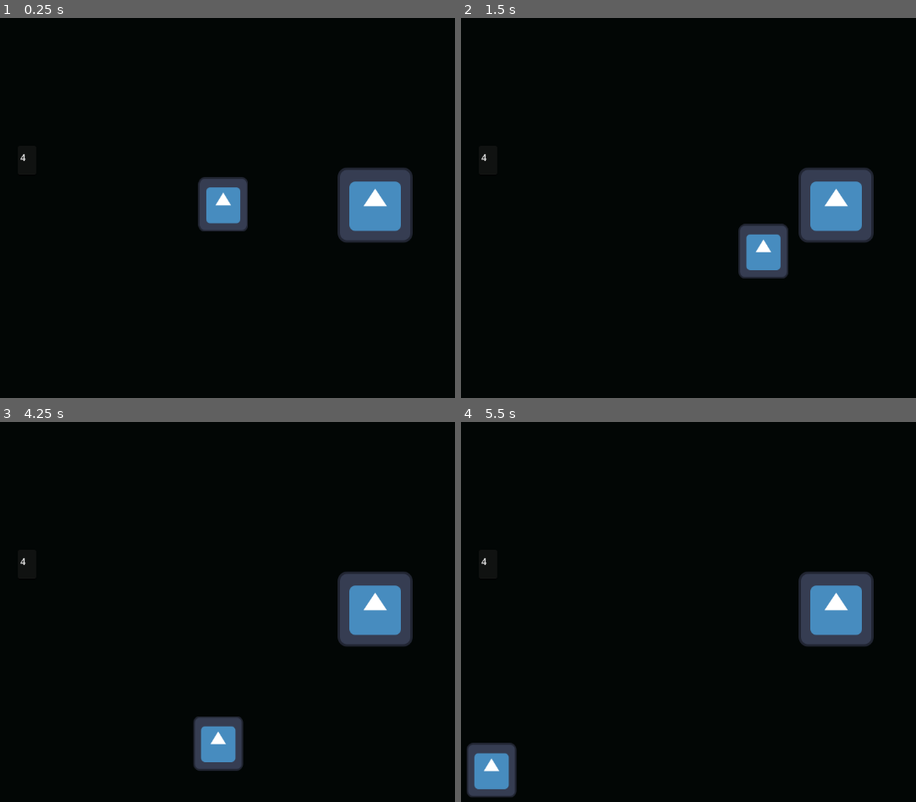
Above: before the commit, frames 1-4 (two rows, left to right).
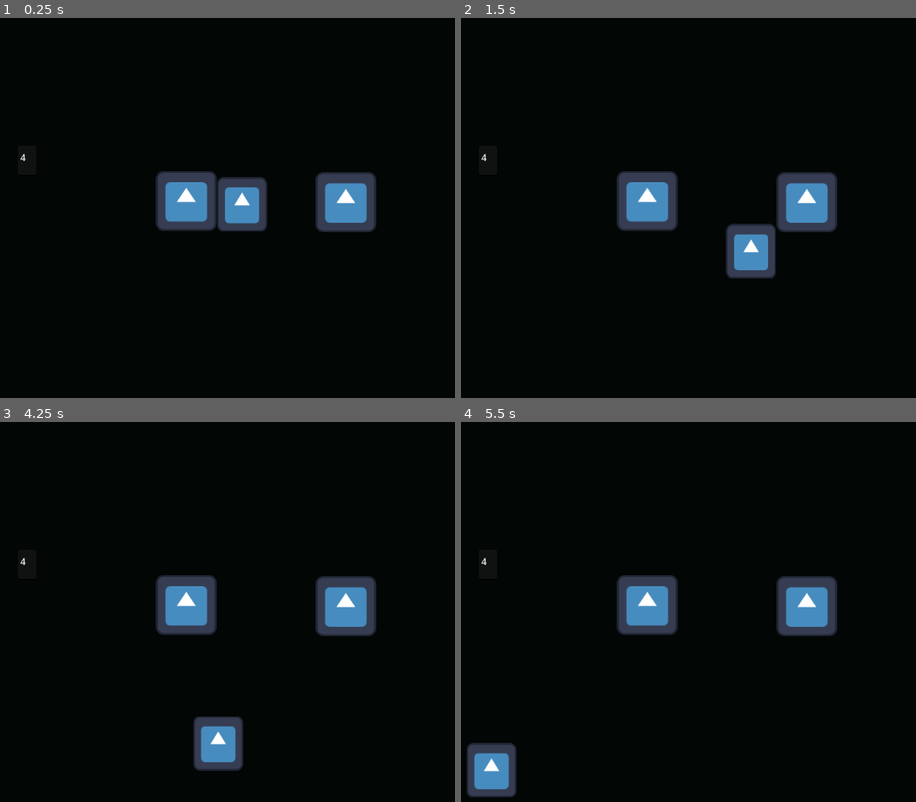
Above: after the commit, the same moments.

Repository: 22ncave/8DIT-Game-Project
Game: Godot game, scene res://scenes/rooms/room_4.tscn
Two runs of this game, one before a commit and one after it. Both use one fixed random seed, a clock stepped at 60 frames per second and the inputs below. This scene is started directly instead of the project's main scene. The engine's default icon, where the game draws it, is replaced by a stand-in: a white triangle on a blue panel in a dark square.
Inputs:
- Up to frame 1 (0.25 s): no input
- Up to frame 2 (1.5 s): tap Enter at 0.5 s; hold D (right) 0.53-1.28 s; tap Space at 1.25 s; hold S (down) from 1.28 s (still down)
- Up to frame 3 (4.25 s): release S (down) at 2.03 s; hold D (right) 2.03-2.78 s; hold W (up) 2.78-3.53 s; tap Enter at 3.5 s; hold A (left) from 3.53 s (still down)
- Up to frame 4 (5.5 s): release A (left) at 5.03 s; hold S (down) from 5.03 s (still down)

The runs differ from the first frame. In frame 1, 6.4% of the frame differs, in the area x 34-91%, y 39-60%; in frame 2, 6.7%, in the area x 34-91%, y 39-69%; in frame 3, 5.4%; in frame 4, 5.4%.

Commit message:
finnished some work on the enemy object avoidance

Diff:
--- a/the-observer/project.godot
+++ b/the-observer/project.godot
@@ -22,6 +22,7 @@
 [global_group]
 
 player=""
+navigation_polygon_source_geometry_group=""
 
 [input]
 
--- a/the-observer/scenes/monster.tscn
+++ b/the-observer/scenes/monster.tscn
@@ -3,8 +3,8 @@
 [ext_resource type="Script" uid="uid://cx1qbx2jph1ti" path="res://scripts/monster.gd" id="1_1cbnp"]
 [ext_resource type="Texture2D" uid="uid://btyg32qdofjvr" path="res://Sprites/shoebill_temp.png" id="2_1cbnp"]
 
-[sub_resource type="RectangleShape2D" id="RectangleShape2D_1cbnp"]
-size = Vector2(90, 118)
+[sub_resource type="CircleShape2D" id="CircleShape2D_c47ug"]
+radius = 62.361847
 
 [sub_resource type="CircleShape2D" id="CircleShape2D_1cbnp"]
 radius = 201.0398
@@ -14,23 +14,22 @@
 script = ExtResource("1_1cbnp")
 
 [node name="Sprite2D" type="Sprite2D" parent="." unique_id=361161733]
-position = Vector2(0.5000019, 1.9999981)
 scale = Vector2(3.96875, 4.0625)
 texture = ExtResource("2_1cbnp")
 
 [node name="NavigationAgent2D" type="NavigationAgent2D" parent="." unique_id=389463217]
+path_desired_distance = 5.0
+target_desired_distance = 20.0
 avoidance_enabled = true
 
 [node name="CollisionShape2D" type="CollisionShape2D" parent="." unique_id=286751661]
-position = Vector2(0, 2)
-shape = SubResource("RectangleShape2D_1cbnp")
+shape = SubResource("CircleShape2D_c47ug")
 
 [node name="Area2D" type="Area2D" parent="." unique_id=1414277429]
 collision_mask = 2
 
-[node name="CollisionShape2D" type="CollisionShape2D" parent="Area2D" unique_id=1070625376]
-position = Vector2(0, 1.5)
-shape = SubResource("RectangleShape2D_1cbnp")
+[node name="CollisionShape2D" type="CollisionShape2D" parent="Area2D" unique_id=1454624214]
+shape = SubResource("CircleShape2D_c47ug")
 
 [node name="sight_line" type="Area2D" parent="." unique_id=61927605]
 collision_mask = 2
--- a/the-observer/scenes/objects/tree_object.tscn
+++ b/the-observer/scenes/objects/tree_object.tscn
@@ -2,18 +2,14 @@
 
 [ext_resource type="Texture2D" uid="uid://b84nwegnytgwg" path="res://icon.svg" id="1_xw8pq"]
 
-[sub_resource type="CircleShape2D" id="CircleShape2D_hphsv"]
-radius = 80.50466
+[sub_resource type="RectangleShape2D" id="RectangleShape2D_xw8pq"]
 
-[node name="tree_object" type="StaticBody2D" unique_id=1765803712]
+[node name="tree_object" type="StaticBody2D" unique_id=1765803712 groups=["navigation_polygon_source_geometry_group"]]
+scale = Vector2(0.80571896, 0.8000008)
 
 [node name="Sprite2D" type="Sprite2D" parent="." unique_id=1899886949]
 texture = ExtResource("1_xw8pq")
 
 [node name="CollisionShape2D" type="CollisionShape2D" parent="." unique_id=1986341097]
-shape = SubResource("CircleShape2D_hphsv")
-
-[node name="NavigationObstacle2D" type="NavigationObstacle2D" parent="." unique_id=1903147034]
-vertices = PackedVector2Array(-2, -82, 20, -78, 42, -69, 59, -56, 70, -41, 79, -21, 81, 0, 79, 21, 71, 41, 58, 58, 40, 71, 20, 79, -2, 82, -23, 77, -44, 69, -57, 58, -70, 41, -80, 19, -82, -2, -78, -24, -70, -43, -56, -60, -40, -71, -22, -78)
-affect_navigation_mesh = true
-avoidance_enabled = false
+scale = Vector2(-6.391756, -6.241072)
+shape = SubResource("RectangleShape2D_xw8pq")
--- a/the-observer/scenes/rooms/room_1.tscn
+++ b/the-observer/scenes/rooms/room_1.tscn
@@ -6,10 +6,13 @@
 [ext_resource type="PackedScene" uid="uid://dyesxlc85kkd3" path="res://scenes/monster.tscn" id="4_wodat"]
 [ext_resource type="PackedScene" uid="uid://bg7fi3nwqs56j" path="res://scenes/wall.tscn" id="5_p8nu4"]
 
-[sub_resource type="NavigationPolygon" id="NavigationPolygon_fbq1s"]
-vertices = PackedVector2Array(1145.8672, 635, 10.046875, 635, 12.953125, 17, 1138.1172, 17)
+[sub_resource type="NavigationPolygon" id="NavigationPolygon_p8nu4"]
+vertices = PackedVector2Array(1108.3984, 598, 47.21875, 598, 49.78125, 54, 1101.5781, 54)
 polygons = Array[PackedInt32Array]([PackedInt32Array(0, 1, 2, 3)])
 outlines = Array[PackedVector2Array]([PackedVector2Array(3, 7, 1148, 7, 1156, 645, 0, 645)])
+parsed_collision_mask = 1
+source_geometry_mode = 1
+agent_radius = 47.0
 
 [node name="room_1" type="Node2D" unique_id=922840621]
 script = ExtResource("1_fbq1s")
@@ -38,11 +41,11 @@
 offset_bottom = 269.0
 text = "1"
 
-[node name="NavigationRegion2D" type="NavigationRegion2D" parent="." unique_id=404700810]
-navigation_polygon = SubResource("NavigationPolygon_fbq1s")
-
 [node name="monster" parent="." unique_id=624561388 node_paths=PackedStringArray("player") instance=ExtResource("4_wodat")]
 position = Vector2(312, 124)
 player = NodePath("../Player")
 
 [node name="wall" parent="." unique_id=976235932 instance=ExtResource("5_p8nu4")]
+
+[node name="NavigationRegion2D2" type="NavigationRegion2D" parent="." unique_id=1344794041]
+navigation_polygon = SubResource("NavigationPolygon_p8nu4")
--- a/the-observer/scenes/rooms/room_2.tscn
+++ b/the-observer/scenes/rooms/room_2.tscn
@@ -7,9 +7,12 @@
 [ext_resource type="PackedScene" uid="uid://dyesxlc85kkd3" path="res://scenes/monster.tscn" id="5_km8ef"]
 
 [sub_resource type="NavigationPolygon" id="NavigationPolygon_km8ef"]
-vertices = PackedVector2Array(1145.8672, 635, 10.046875, 635, 12.953125, 17, 1138.1172, 17)
+vertices = PackedVector2Array(1108.3984, 598, 47.21875, 598, 49.78125, 54, 1101.5781, 54)
 polygons = Array[PackedInt32Array]([PackedInt32Array(0, 1, 2, 3)])
 outlines = Array[PackedVector2Array]([PackedVector2Array(3, 7, 1148, 7, 1156, 645, 0, 645)])
+parsed_collision_mask = 1
+source_geometry_mode = 1
+agent_radius = 47.0
 
 [node name="room_2" type="Node2D" unique_id=1176185118]
 script = ExtResource("1_3e1ps")
@@ -44,5 +47,5 @@
 position = Vector2(986, 479)
 player = NodePath("../Player")
 
-[node name="NavigationRegion2D" type="NavigationRegion2D" parent="." unique_id=1125695050]
+[node name="NavigationRegion2D" type="NavigationRegion2D" parent="." unique_id=842349148]
 navigation_polygon = SubResource("NavigationPolygon_km8ef")
--- a/the-observer/scenes/rooms/room_3.tscn
+++ b/the-observer/scenes/rooms/room_3.tscn
@@ -7,9 +7,12 @@
 [ext_resource type="PackedScene" uid="uid://dyesxlc85kkd3" path="res://scenes/monster.tscn" id="5_hfp1j"]
 
 [sub_resource type="NavigationPolygon" id="NavigationPolygon_hfp1j"]
-vertices = PackedVector2Array(1145.8672, 635, 10.046875, 635, 12.953125, 17, 1138.1172, 17)
+vertices = PackedVector2Array(1108.3984, 598, 47.21875, 598, 49.78125, 54, 1101.5781, 54)
 polygons = Array[PackedInt32Array]([PackedInt32Array(0, 1, 2, 3)])
 outlines = Array[PackedVector2Array]([PackedVector2Array(3, 7, 1148, 7, 1156, 645, 0, 645)])
+parsed_collision_mask = 1
+source_geometry_mode = 1
+agent_radius = 47.0
 
 [node name="room_3" type="Node2D" unique_id=403007972]
 script = ExtResource("1_josgj")
@@ -38,5 +41,5 @@
 position = Vector2(1006, 138)
 player = NodePath("../Player")
 
-[node name="NavigationRegion2D" type="NavigationRegion2D" parent="." unique_id=621569825]
+[node name="NavigationRegion2D" type="NavigationRegion2D" parent="." unique_id=1441792581]
 navigation_polygon = SubResource("NavigationPolygon_hfp1j")
--- a/the-observer/scenes/rooms/room_4.tscn
+++ b/the-observer/scenes/rooms/room_4.tscn
@@ -8,9 +8,12 @@
 [ext_resource type="PackedScene" uid="uid://b1ipyqk1kyhj1" path="res://scenes/objects/tree_object.tscn" id="6_nvm38"]
 
 [sub_resource type="NavigationPolygon" id="NavigationPolygon_nvm38"]
-vertices = PackedVector2Array(1136.0703, 14.8828125, 1140.9219, 632.97656, 13.8984375, 631.0078, 8.09375, 2.109375)
-polygons = Array[PackedInt32Array]([PackedInt32Array(0, 1, 2, 3)])
-outlines = Array[PackedVector2Array]([PackedVector2Array(-2, -8, 1146, 5, 1151, 643, 4, 641)])
+vertices = PackedVector2Array(839.5, 410.9297, 1108.3984, 598, 47.21875, 598, 642.5, 410.9297, 567.5, 408.9297, 370.5, 408.9297, 1101.5781, 54, 839.5, 217.07031, 49.78125, 54, 642.5, 217.07031, 567.5, 215.07031, 370.5, 215.07031)
+polygons = Array[PackedInt32Array]([PackedInt32Array(0, 1, 2, 3), PackedInt32Array(4, 3, 2, 5), PackedInt32Array(6, 1, 0, 7), PackedInt32Array(8, 6, 7, 9, 10), PackedInt32Array(5, 2, 8, 11), PackedInt32Array(9, 3, 4, 10), PackedInt32Array(8, 10, 11)])
+outlines = Array[PackedVector2Array]([PackedVector2Array(3, 7, 1148, 7, 1156, 645, 0, 645)])
+parsed_collision_mask = 1
+source_geometry_mode = 1
+agent_radius = 47.0
 
 [node name="room_4" type="Node2D" unique_id=540042818]
 script = ExtResource("1_yf4pg")
@@ -46,12 +49,15 @@
 
 [node name="wall" parent="." unique_id=976235932 instance=ExtResource("4_u8vhm")]
 
-[node name="NavigationRegion2D" type="NavigationRegion2D" parent="." unique_id=69489917]
-navigation_polygon = SubResource("NavigationPolygon_nvm38")
-
 [node name="monster" parent="." unique_id=624561388 node_paths=PackedStringArray("player") instance=ExtResource("5_4ssin")]
 position = Vector2(999, 496)
 player = NodePath("../Player")
 
+[node name="NavigationRegion2D" type="NavigationRegion2D" parent="." unique_id=949857724]
+navigation_polygon = SubResource("NavigationPolygon_nvm38")
+
 [node name="tree_object" parent="." unique_id=1765803712 instance=ExtResource("6_nvm38")]
-position = Vector2(791, 319)
+position = Vector2(741, 314)
+
+[node name="tree_object2" parent="." unique_id=1626456058 instance=ExtResource("6_nvm38")]
+position = Vector2(469, 312)
--- a/the-observer/scenes/rooms/room_5.tscn
+++ b/the-observer/scenes/rooms/room_5.tscn
@@ -7,9 +7,12 @@
 [ext_resource type="PackedScene" uid="uid://dyesxlc85kkd3" path="res://scenes/monster.tscn" id="5_p774s"]
 
 [sub_resource type="NavigationPolygon" id="NavigationPolygon_p774s"]
-vertices = PackedVector2Array(1145.8672, 635, 10.046875, 635, 12.953125, 17, 1138.1172, 17)
+vertices = PackedVector2Array(1108.3984, 598, 47.21875, 598, 49.78125, 54, 1101.5781, 54)
 polygons = Array[PackedInt32Array]([PackedInt32Array(0, 1, 2, 3)])
 outlines = Array[PackedVector2Array]([PackedVector2Array(3, 7, 1148, 7, 1156, 645, 0, 645)])
+parsed_collision_mask = 1
+source_geometry_mode = 1
+agent_radius = 47.0
 
 [node name="room_5" type="Node2D" unique_id=1338870574]
 script = ExtResource("1_585it")
@@ -55,5 +58,5 @@
 position = Vector2(1017, 526)
 player = NodePath("../Player")
 
-[node name="NavigationRegion2D" type="NavigationRegion2D" parent="." unique_id=969740081]
+[node name="NavigationRegion2D" type="NavigationRegion2D" parent="." unique_id=474813084]
 navigation_polygon = SubResource("NavigationPolygon_p774s")
--- a/the-observer/scenes/rooms/room_6.tscn
+++ b/the-observer/scenes/rooms/room_6.tscn
@@ -7,9 +7,12 @@
 [ext_resource type="PackedScene" uid="uid://dyesxlc85kkd3" path="res://scenes/monster.tscn" id="5_tw5gm"]
 
 [sub_resource type="NavigationPolygon" id="NavigationPolygon_tw5gm"]
-vertices = PackedVector2Array(1145.8672, 635, 10.046875, 635, 12.953125, 17, 1138.1172, 17)
+vertices = PackedVector2Array(1108.3984, 598, 47.21875, 598, 49.78125, 54, 1101.5781, 54)
 polygons = Array[PackedInt32Array]([PackedInt32Array(0, 1, 2, 3)])
 outlines = Array[PackedVector2Array]([PackedVector2Array(3, 7, 1148, 7, 1156, 645, 0, 645)])
+parsed_collision_mask = 1
+source_geometry_mode = 1
+agent_radius = 47.0
 
 [node name="room_6" type="Node2D" unique_id=1375047011]
 script = ExtResource("1_u1063")
@@ -49,5 +52,5 @@
 position = Vector2(1038, 255)
 player = NodePath("../Player")
 
-[node name="NavigationRegion2D" type="NavigationRegion2D" parent="." unique_id=24211828]
+[node name="NavigationRegion2D" type="NavigationRegion2D" parent="." unique_id=446252974]
 navigation_polygon = SubResource("NavigationPolygon_tw5gm")
--- a/the-observer/scenes/rooms/room_7.tscn
+++ b/the-observer/scenes/rooms/room_7.tscn
@@ -7,9 +7,12 @@
 [ext_resource type="PackedScene" uid="uid://dyesxlc85kkd3" path="res://scenes/monster.tscn" id="5_erpl1"]
 
 [sub_resource type="NavigationPolygon" id="NavigationPolygon_erpl1"]
-vertices = PackedVector2Array(1145.8672, 635, 10.046875, 635, 12.953125, 17, 1138.1172, 17)
+vertices = PackedVector2Array(1108.3984, 598, 47.21875, 598, 49.78125, 54, 1101.5781, 54)
 polygons = Array[PackedInt32Array]([PackedInt32Array(0, 1, 2, 3)])
 outlines = Array[PackedVector2Array]([PackedVector2Array(3, 7, 1148, 7, 1156, 645, 0, 645)])
+parsed_collision_mask = 1
+source_geometry_mode = 1
+agent_radius = 47.0
 
 [node name="room_7" type="Node2D" unique_id=1336850897]
 script = ExtResource("1_n8rfd")
@@ -37,5 +40,5 @@
 position = Vector2(1027, 175)
 player = NodePath("../Player")
 
-[node name="NavigationRegion2D" type="NavigationRegion2D" parent="." unique_id=437975208]
+[node name="NavigationRegion2D" type="NavigationRegion2D" parent="." unique_id=14630281]
 navigation_polygon = SubResource("NavigationPolygon_erpl1")
--- a/the-observer/scenes/rooms/room_8.tscn
+++ b/the-observer/scenes/rooms/room_8.tscn
@@ -7,9 +7,12 @@
 [ext_resource type="PackedScene" uid="uid://dyesxlc85kkd3" path="res://scenes/monster.tscn" id="5_8ctl8"]
 
 [sub_resource type="NavigationPolygon" id="NavigationPolygon_8ctl8"]
-vertices = PackedVector2Array(1145.8672, 635, 10.046875, 635, 12.953125, 17, 1138.1172, 17)
+vertices = PackedVector2Array(1108.3984, 598, 47.21875, 598, 49.78125, 54, 1101.5781, 54)
 polygons = Array[PackedInt32Array]([PackedInt32Array(0, 1, 2, 3)])
 outlines = Array[PackedVector2Array]([PackedVector2Array(3, 7, 1148, 7, 1156, 645, 0, 645)])
+parsed_collision_mask = 1
+source_geometry_mode = 1
+agent_radius = 47.0
 
 [node name="room_8" type="Node2D" unique_id=1000437915]
 script = ExtResource("1_n7o1u")
@@ -43,5 +46,5 @@
 position = Vector2(126, 548)
 player = NodePath("../Player")
 
-[node name="NavigationRegion2D" type="NavigationRegion2D" parent="." unique_id=535179350]
+[node name="NavigationRegion2D" type="NavigationRegion2D" parent="." unique_id=1017099636]
 navigation_polygon = SubResource("NavigationPolygon_8ctl8")
--- a/the-observer/scenes/rooms/room_9.tscn
+++ b/the-observer/scenes/rooms/room_9.tscn
@@ -7,9 +7,12 @@
 [ext_resource type="PackedScene" uid="uid://dyesxlc85kkd3" path="res://scenes/monster.tscn" id="5_yn26u"]
 
 [sub_resource type="NavigationPolygon" id="NavigationPolygon_yn26u"]
-vertices = PackedVector2Array(1145.8672, 635, 10.046875, 635, 12.953125, 17, 1138.1172, 17)
+vertices = PackedVector2Array(1108.3984, 598, 47.21875, 598, 49.78125, 54, 1101.5781, 54)
 polygons = Array[PackedInt32Array]([PackedInt32Array(0, 1, 2, 3)])
 outlines = Array[PackedVector2Array]([PackedVector2Array(3, 7, 1148, 7, 1156, 645, 0, 645)])
+parsed_collision_mask = 1
+source_geometry_mode = 1
+agent_radius = 47.0
 
 [node name="room_9" type="Node2D" unique_id=245765173]
 script = ExtResource("1_f8nwv")
@@ -43,5 +46,5 @@
 position = Vector2(1029, 513)
 player = NodePath("../Player")
 
-[node name="NavigationRegion2D" type="NavigationRegion2D" parent="." unique_id=519552385]
+[node name="NavigationRegion2D" type="NavigationRegion2D" parent="." unique_id=1182109805]
 navigation_polygon = SubResource("NavigationPolygon_yn26u")
--- a/the-observer/scripts/globals.gd
+++ b/the-observer/scripts/globals.gd
@@ -12,7 +12,7 @@
 func spawn_check(tag):
 	if tag == "n":
 		door_x = 576
-		door_y = 0
+		door_y = 10
 	elif tag == "s":
 		door_x = 576
 		door_y = 648
